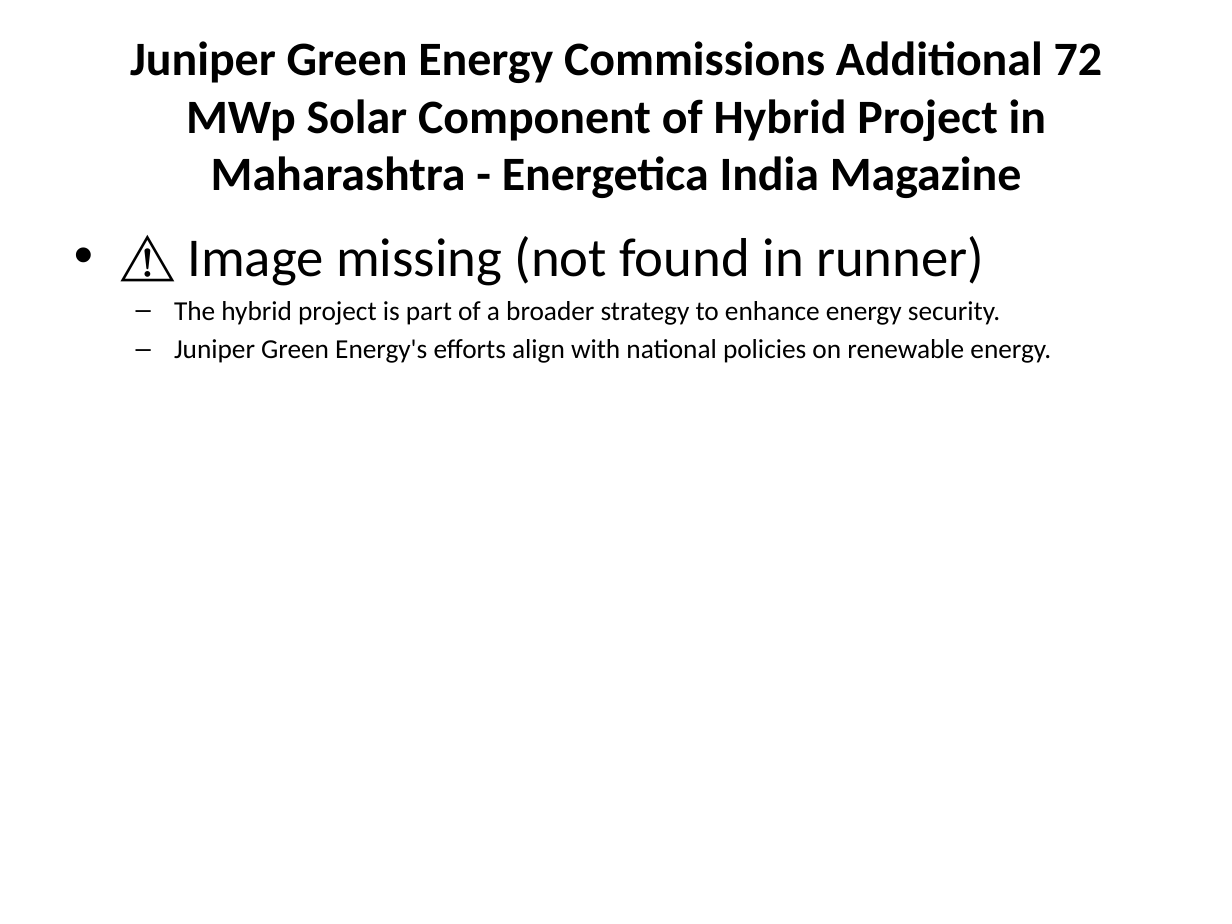
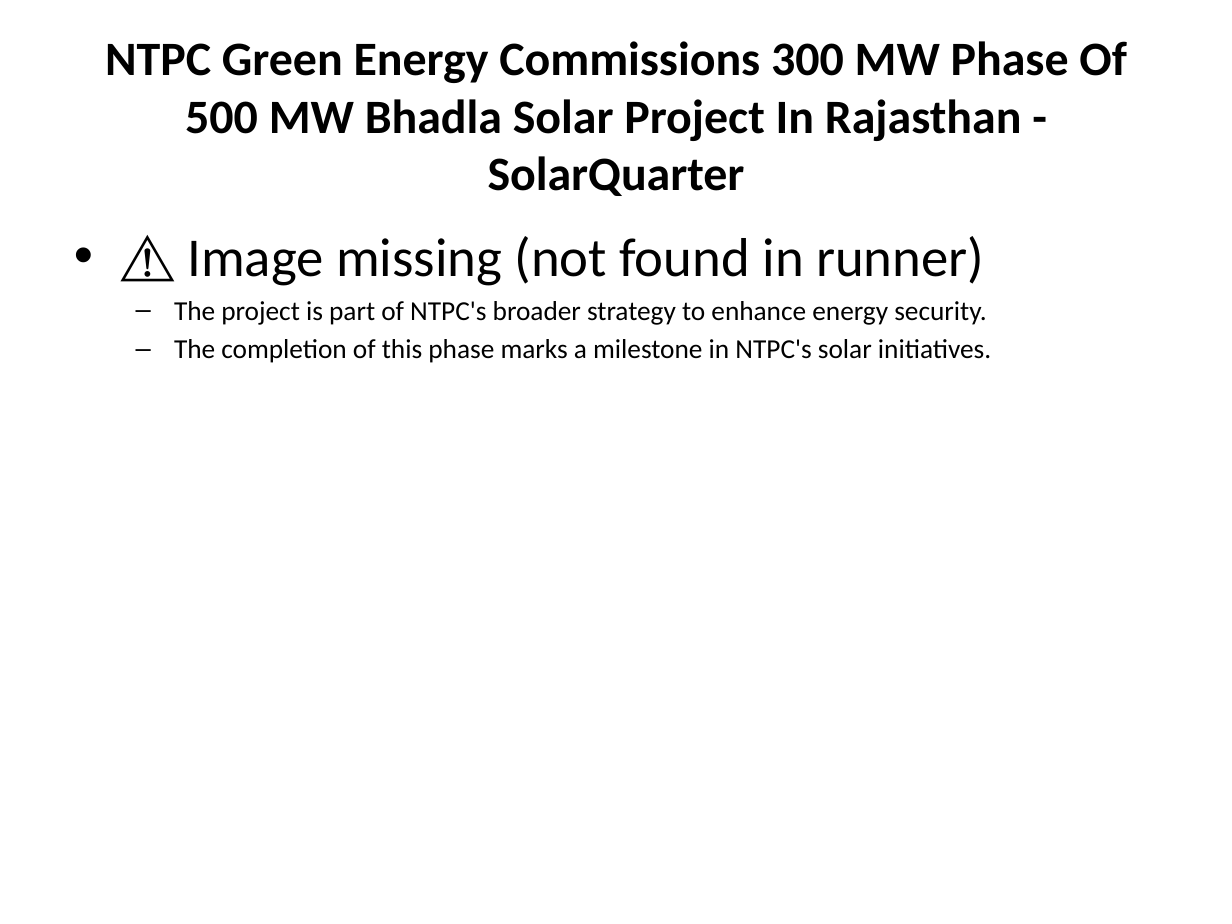
Before and after one commit to gauravsiemens1988/Linkedin-AI-Agent_Personal, a slide deck: slide 6 of drafts/linkedin_carousel.pptx. Drawn at 1232x924 pixels with LibreOffice and Linux fonts; fonts in the diff are those of the drawing. Boxes give left, top, right and bottom in pixels: in the first picture for what was removed or moved away, otherwise in the second. Text is boxed around its words. In the diff, an @@ line names an element or a change of style, - is before the commit and + after.

```diff
--- a/drafts/linkedin_carousel.pptx
+++ b/drafts/linkedin_carousel.pptx
@@ title at (105,41,1126,196): text changed @@
-Juniper Green Energy Commissions Additional 72 MWp Solar Component of Hybrid Project in Maharashtra - Energetica India Magazine
+NTPC Green Energy Commissions 300 MW Phase Of 500 MW Bhadla Solar Project In Rajasthan - SolarQuarter
@@ text at (174,301,991,363): text changed @@
-  – The hybrid project is part of a broader strategy to enhance energy security.
-  – Juniper Green Energy's efforts align with national policies on renewable energy.
+  – The project is part of NTPC's broader strategy to enhance energy security.
+  – The completion of this phase marks a milestone in NTPC's solar initiatives.
```
Also in this commit, not shown: 5 other slides changed, 1 other file.
